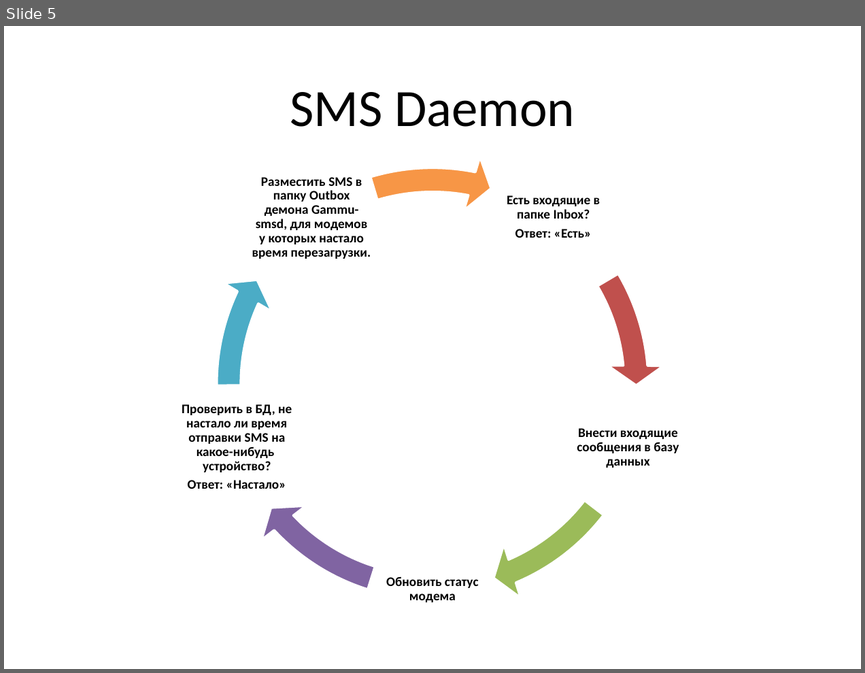
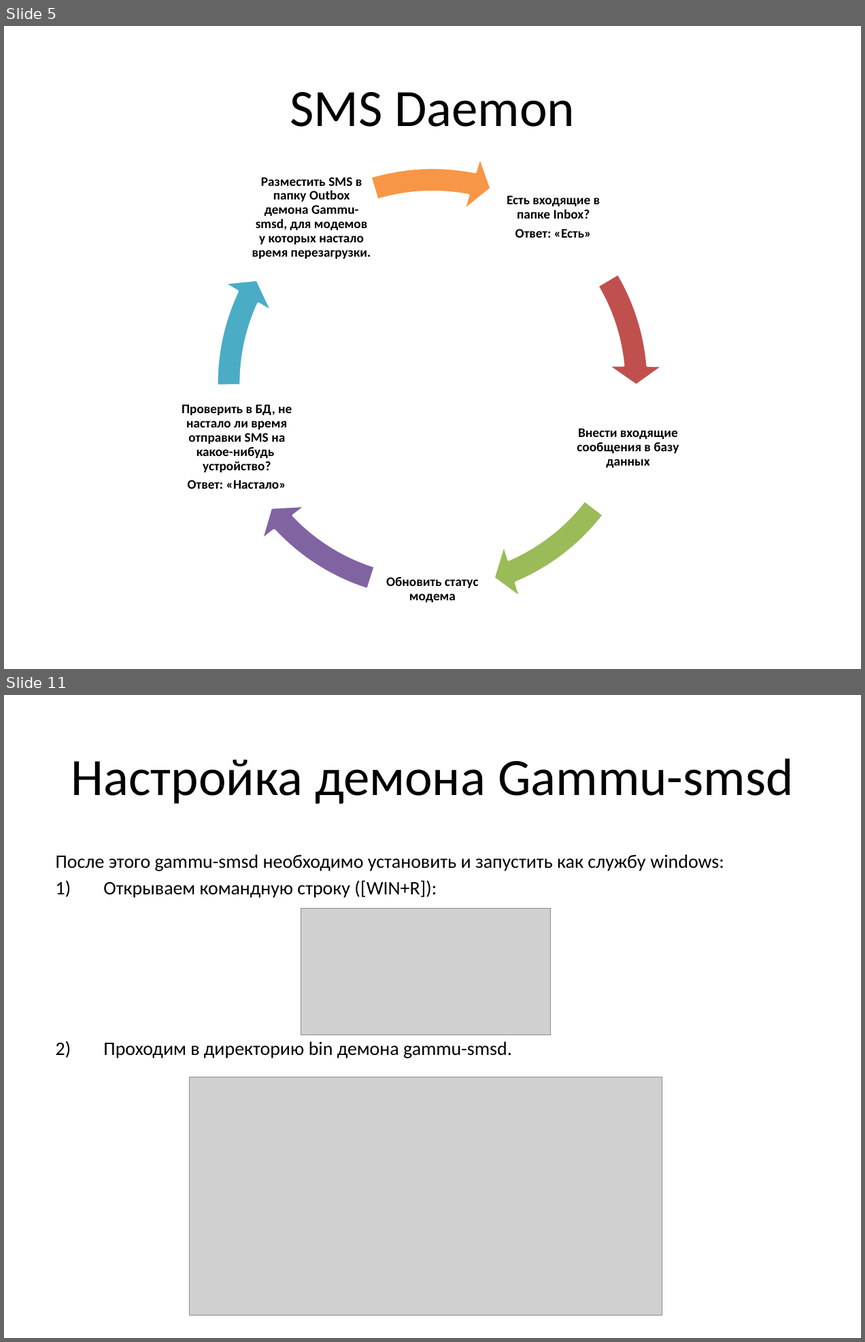
Before and after one commit to humantom88/city_lightning_symphony, a slide deck: doc/SUNO Mmanager.pptx. Shown one above the other, each under a label of ours: slide 5 before the commit, slides 5 and 11 after it; the slides between them are not shown. The pictures are 865x673 and 865x1342 pixels, drawn with LibreOffice and Linux fonts; fonts in the diff are those of the drawing; grey boxes stand for pictures. Boxes give left, top, right and bottom in pixels: in the first picture for what was removed or moved away, otherwise in the second. Text is boxed around its words. In the diff, an @@ line names an element or a change of style, - is before the commit and + after.

```diff
--- a/doc/SUNO Mmanager.pptx
+++ b/doc/SUNO Mmanager.pptx
@@ slide 11 added at (4, 695, 861, 1338), background #FFFFFF @@
@@ title added at (71, 758, 793, 804), 44 pt, text #000000 @@
+Настройка демона Gammu-smsd
@@ text added at (56, 854, 723, 1058), 16 pt, text #000000 @@
+После этого gammu-smsd необходимо установить и запустить как службу windows:
+1) Открываем командную строку ([WIN+R]):
+2) Проходим в директорию bin демона gammu-smsd.
@@ picture added at (300, 909, 550, 1034) @@
@@ picture added at (190, 1077, 662, 1315) @@
```
Also in this commit, not shown: 1 slide changed, 20 other slides added, 10 other files.
